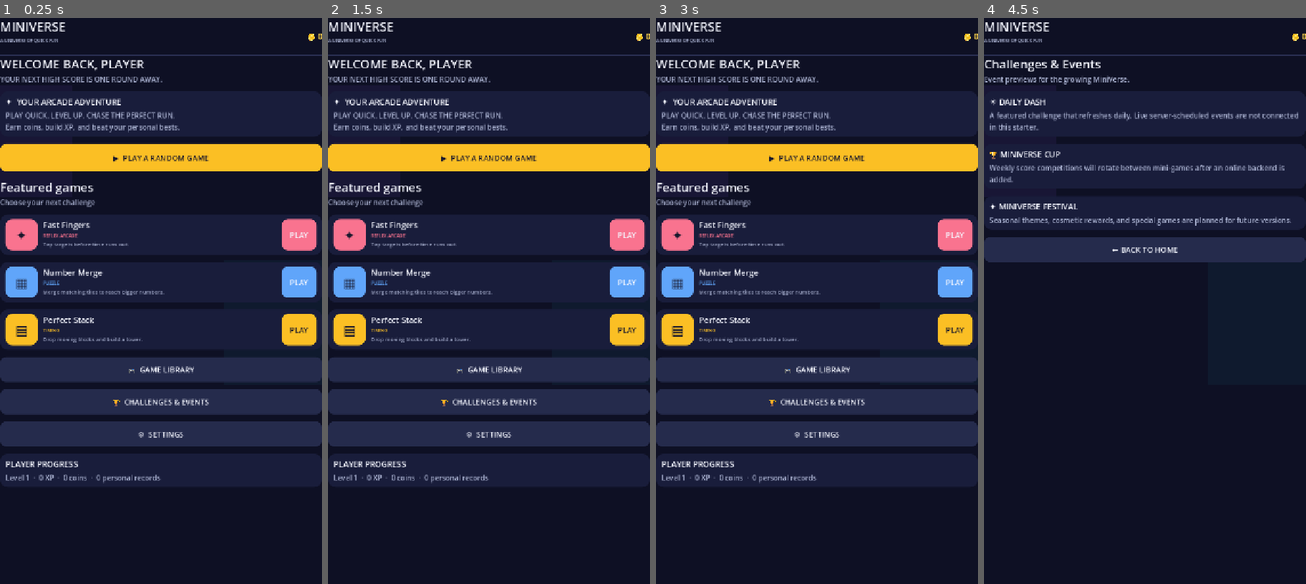
Above: before the commit, frames 1-4 (left to right).
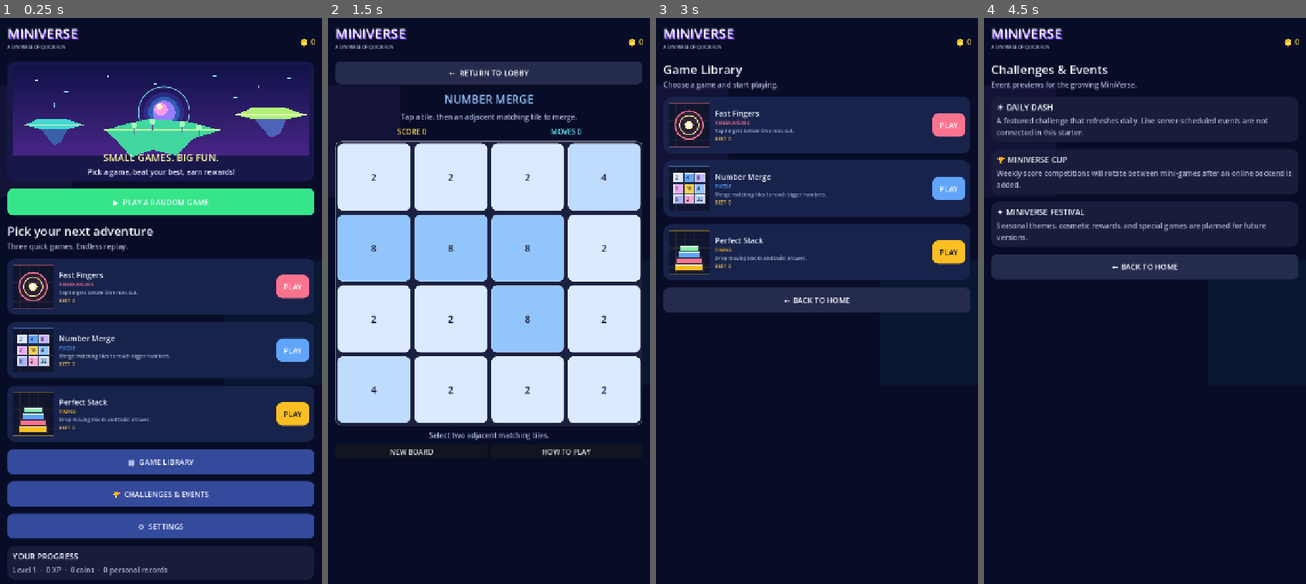
Above: after the commit, the same moments.

Repository: Lannon1484/MiniVerse-iphone-test
Game: Godot game, scene res://scenes/main.tscn
Same seed, same stepped clock (60 frames per second), same inputs: the game is played once before the commit and once after it.
Inputs (mouse positions are in pixels of both pictures, inside the frame that each line leads up to):
- Up to frame 1 (0.25 s): no input
- Up to frame 2 (1.5 s): click (489, 368) at 0.5 s, where only the run before the commit has a clickable "🎮 GAME LIBRARY"; click (489, 199) at 1.25 s, where only the run before the commit has a clickable "← BACK TO HOME"
- Up to frame 3 (3 s): click (817, 74) at 2 s, where only the run after the commit has a clickable "← RETURN TO LOBBY"; click (817, 459) at 2.75 s, where only the run after the commit has a clickable "▦ GAME LIBRARY"
- Up to frame 4 (4.5 s): click (1145, 301) at 3.5 s, where only the run after the commit has a clickable "← BACK TO HOME"; click "🏆 CHALLENGES & EVENTS" at 4.25 s

The runs differ from the first frame. In frame 1, 53% of the frame differs, in the area x 0-100%, y 0-99%; in frame 2, 58%, in the area x 0-100%, y 0-83%; in frame 3, 37%; in frame 4, 11%.

Commit message:
effects-home-artwork-restored

Diff:
--- a/scripts/main.gd
+++ b/scripts/main.gd
@@ -1,6 +1,6 @@
 extends Control
 
-const BG := Color("#0e1024")
+const BG := Color("#080d27")
 const PANEL := Color("#191d3b")
 const PANEL2 := Color("#252b4c")
 const TEXT := Color("#f5f7ff")
@@ -8,6 +8,9 @@
 const ACCENT := Color("#a78bfa")
 const CYAN := Color("#67e8f9")
 const SAVE_PATH := "user://miniverse_save.json"
+const GamePreview = preload("res://scripts/game_preview.gd")
+const TouchFeedback = preload("res://scripts/touch_feedback.gd")
+const HomeHero = preload("res://scripts/home_hero.gd")
 const GAMES := [
     {"id":"fast","title":"Fast Fingers","genre":"REFLEX ARCADE","desc":"Tap targets before time runs out.","color":Color("#f9738f")},
     {"id":"merge","title":"Number Merge","genre":"PUZZLE","desc":"Merge matching tiles to reach bigger numbers.","color":Color("#60a5fa")},
@@ -44,10 +47,19 @@
         glow.color = deco.color
         glow.mouse_filter = Control.MOUSE_FILTER_IGNORE
         add_child(glow)
+    # Keep the interface comfortably inset from the screen edges on phones.
+    # This is a visual safety margin; browser safe-area behavior is also tested
+    # separately on the actual iPhone.
+    var outer := MarginContainer.new()
+    outer.set_anchors_and_offsets_preset(Control.PRESET_FULL_RECT)
+    outer.add_theme_constant_override("margin_left", 16)
+    outer.add_theme_constant_override("margin_right", 16)
+    outer.add_theme_constant_override("margin_top", 12)
+    outer.add_theme_constant_override("margin_bottom", 16)
+    add_child(outer)
     var root := VBoxContainer.new()
-    root.set_anchors_and_offsets_preset(Control.PRESET_FULL_RECT)
     root.add_theme_constant_override("separation", 0)
-    add_child(root)
+    outer.add_child(root)
     var header := HBoxContainer.new()
     header.custom_minimum_size.y = 82
     root.add_child(header)
@@ -56,7 +68,10 @@
     header.add_child(brand)
     var logo := Label.new()
     logo.text = "MINIVERSE"
-    logo.add_theme_font_size_override("font_size", 28)
+    logo.add_theme_font_size_override("font_size", 30)
+    logo.add_theme_color_override("font_shadow_color", Color("#7c3aed"))
+    logo.add_theme_constant_override("shadow_offset_x", 2)
+    logo.add_theme_constant_override("shadow_offset_y", 3)
     logo.add_theme_color_override("font_color", TEXT)
     brand.add_child(logo)
     var subtitle := Label.new()
@@ -102,7 +117,8 @@
 func _button(text: String, cb: Callable, color := ACCENT, height := 56) -> Button:
     var b := Button.new()
     b.text = text
-    b.custom_minimum_size.y = height
+    # Keep every interactive button comfortably tappable on phones.
+    b.custom_minimum_size.y = maxi(height, 52)
     b.size_flags_horizontal = Control.SIZE_EXPAND_FILL
     b.add_theme_font_size_override("font_size", 17)
     b.add_theme_color_override("font_color", Color("#17172b") if color == ACCENT or color == Color("#fbbf24") else TEXT)
@@ -112,6 +128,7 @@
     b.add_theme_stylebox_override("focus", _style(color.lightened(0.18)))
     b.add_theme_constant_override("outline_size", 0)
     b.pressed.connect(cb)
+    TouchFeedback.attach(b)
     return b
 
 func _heading(title: String, subtitle := ""):
@@ -150,61 +167,98 @@
 
 func home():
     _shell()
-    _heading("WELCOME BACK, PLAYER", "YOUR NEXT HIGH SCORE IS ONE ROUND AWAY.")
-    _card("✦  YOUR ARCADE ADVENTURE", "PLAY QUICK. LEVEL UP. CHASE THE PERFECT RUN.\nEarn coins, build XP, and beat your personal bests.")
-    content.add_child(_button("▶  PLAY A RANDOM GAME", _random_game, Color("#fbbf24"), 62))
-    _heading("Featured games", "Choose your next challenge")
+    # Mobile-first welcome panel with custom procedural fantasy artwork.
+    var hero := PanelContainer.new()
+    hero.add_theme_stylebox_override("panel", _style(Color("#171849"), 22))
+    content.add_child(hero)
+    var hero_box := VBoxContainer.new()
+    hero_box.add_theme_constant_override("separation", 0)
+    hero.add_child(hero_box)
+    var art := HomeHero.new()
+    art.size_flags_horizontal = Control.SIZE_EXPAND_FILL
+    hero_box.add_child(art)
+    var welcome := VBoxContainer.new()
+    welcome.add_theme_constant_override("separation", 5)
+    welcome.add_theme_constant_override("margin_left", 12)
+    welcome.add_theme_constant_override("margin_right", 12)
+    welcome.add_theme_constant_override("margin_top", 12)
+    welcome.add_theme_constant_override("margin_bottom", 14)
+    hero_box.add_child(welcome)
+    var title := Label.new()
+    title.text = "SMALL GAMES. BIG FUN."
+    title.horizontal_alignment = HORIZONTAL_ALIGNMENT_CENTER
+    title.add_theme_font_size_override("font_size", 22)
+    title.add_theme_color_override("font_color", Color("#fff2a8"))
+    welcome.add_child(title)
+    var subtitle := Label.new()
+    subtitle.text = "Pick a game, beat your best, earn rewards!"
+    subtitle.horizontal_alignment = HORIZONTAL_ALIGNMENT_CENTER
+    subtitle.autowrap_mode = TextServer.AUTOWRAP_WORD_SMART
+    subtitle.add_theme_color_override("font_color", Color("#e1e7ff"))
+    welcome.add_child(subtitle)
+    content.add_child(_button("▶  PLAY A RANDOM GAME", _random_game, Color("#36e58a"), 60))
+    _heading("Pick your next adventure", "Three quick games. Endless replay.")
     for g in GAMES:
-        var card := PanelContainer.new()
-        card.add_theme_stylebox_override("panel", _style(PANEL, 18))
-        content.add_child(card)
-        var row := HBoxContainer.new()
-        row.add_theme_constant_override("separation", 12)
-        var p := PanelContainer.new()
-        p.custom_minimum_size = Vector2(72, 70)
-        p.add_theme_stylebox_override("panel", _style(g.color, 16))
-        row.add_child(p)
-        var icon := Label.new()
-        icon.text = {"fast":"✦","merge":"▦","stack":"▤"}[g.id]
-        icon.horizontal_alignment = HORIZONTAL_ALIGNMENT_CENTER
-        icon.vertical_alignment = VERTICAL_ALIGNMENT_CENTER
-        icon.add_theme_font_size_override("font_size", 30)
-        icon.add_theme_color_override("font_color", Color("#17172b"))
-        p.add_child(icon)
-        var detail := VBoxContainer.new()
-        detail.size_flags_horizontal = Control.SIZE_EXPAND_FILL
-        row.add_child(detail)
-        var name := Label.new()
-        name.text = g.title
-        name.add_theme_font_size_override("font_size", 18)
-        name.add_theme_color_override("font_color", TEXT)
-        detail.add_child(name)
-        var genre := Label.new()
-        genre.text = g.genre
-        genre.add_theme_font_size_override("font_size", 10)
-        genre.add_theme_color_override("font_color", g.color)
-        detail.add_child(genre)
-        var desc := Label.new()
-        desc.text = g.desc
-        desc.autowrap_mode = TextServer.AUTOWRAP_WORD_SMART
-        desc.add_theme_font_size_override("font_size", 12)
-        desc.add_theme_color_override("font_color", MUTED)
-        detail.add_child(desc)
-        var b := _button("PLAY", func(): launch(g.id), g.color, 42)
-        b.custom_minimum_size.x = 78
-        b.size_flags_horizontal = Control.SIZE_SHRINK_END
-        row.add_child(b)
-        card.add_child(row)
-    content.add_child(_button("🎮  GAME LIBRARY", library, PANEL2))
-    content.add_child(_button("🏆  CHALLENGES & EVENTS", events, PANEL2))
-    content.add_child(_button("⚙  SETTINGS", settings, PANEL2))
-    _card("PLAYER PROGRESS", "Level %d  ·  %d XP  ·  %d coins  ·  %d personal records" % [level, xp, coins, best_scores.size()])
+        content.add_child(_game_card(g))
+    content.add_child(_button("▦  GAME LIBRARY", library, Color("#344a9b")))
+    content.add_child(_button("🏆  CHALLENGES & EVENTS", events, Color("#344a9b")))
+    content.add_child(_button("⚙  SETTINGS", settings, Color("#344a9b")))
+    _card("YOUR PROGRESS", "Level %d  ·  %d XP  ·  %d coins  ·  %d personal records" % [level, xp, coins, best_scores.size()])
+
+func _game_card(g: Dictionary) -> PanelContainer:
+    var card := PanelContainer.new()
+    card.custom_minimum_size.y = 126
+    card.add_theme_stylebox_override("panel", _style(Color("#18234c"), 20))
+    var row := HBoxContainer.new()
+    row.add_theme_constant_override("separation", 12)
+    card.add_child(row)
+
+    var preview := GamePreview.new()
+    preview.game_id = g.id
+    preview.accent = g.color
+    preview.custom_minimum_size = Vector2(92, 98)
+    preview.size_flags_vertical = Control.SIZE_SHRINK_CENTER
+    row.add_child(preview)
+
+    var detail := VBoxContainer.new()
+    detail.size_flags_horizontal = Control.SIZE_EXPAND_FILL
+    detail.size_flags_vertical = Control.SIZE_SHRINK_CENTER
+    detail.add_theme_constant_override("separation", 3)
+    row.add_child(detail)
+    var name := Label.new()
+    name.text = g.title
+    name.add_theme_font_size_override("font_size", 17)
+    name.add_theme_color_override("font_color", TEXT)
+    detail.add_child(name)
+    var genre := Label.new()
+    genre.text = g.genre
+    genre.add_theme_font_size_override("font_size", 10)
+    genre.add_theme_color_override("font_color", g.color)
+    detail.add_child(genre)
+    var desc := Label.new()
+    desc.text = g.desc
+    desc.autowrap_mode = TextServer.AUTOWRAP_WORD_SMART
+    desc.add_theme_font_size_override("font_size", 11)
+    desc.add_theme_color_override("font_color", MUTED)
+    detail.add_child(desc)
+    var best := Label.new()
+    best.text = "BEST  %d" % int(best_scores.get(g.id, 0))
+    best.add_theme_font_size_override("font_size", 10)
+    best.add_theme_color_override("font_color", Color("#fcd34d"))
+    detail.add_child(best)
+
+    var play := _button("PLAY", func(): launch(g.id), g.color, 44)
+    play.custom_minimum_size.x = 74
+    play.size_flags_horizontal = Control.SIZE_SHRINK_END
+    play.size_flags_vertical = Control.SIZE_SHRINK_CENTER
+    row.add_child(play)
+    return card
 
 func library():
     _shell()
     _heading("Game Library", "Choose a game and start playing.")
     for g in GAMES:
-        content.add_child(_button("%s  ·  %s" % [g.title, g.genre], func(): launch(g.id), g.color))
+        content.add_child(_game_card(g))
     content.add_child(_button("← BACK TO HOME", home, PANEL2))
 
 func events():
Binary file removed: MiniVerse.apple-touch-icon.png
Not shown, removed: MiniVerse.apple-touch-icon.png.import
Binary file removed: MiniVerse.icon.png
Not shown, removed: MiniVerse.icon.png.import
Binary file removed: MiniVerse.png
Not shown, removed: MiniVerse.png.import
Not shown, removed: index.apple-touch-icon.png.import
Binary file changed: index.icon.png
Not shown, removed: index.icon.png.import
Not shown, removed: index.png.import
Not shown, changed: scripts/main.gd.uid
Not shown, removed: MiniVerse.audio.position.worklet.js
(and 7 more such lines)
